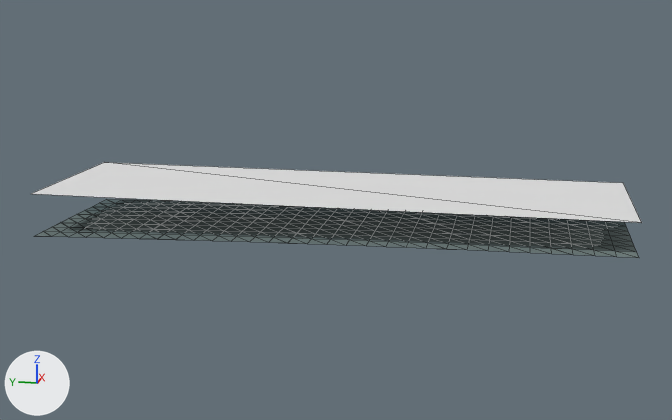
Two versions of the glTF model eloria-assets/maps/continent-v2/whitepeak/client/chunks/17_15/world.glb, one commit apart.
Before and after are seen from a 50 mm lens placed at (573.9, -498.6, 21.8), pointed at (671.0, -479.1, -2.4). Arrows for +X, +Y and +Z are at lower left; the lights stay in place. The older version comes first. Mesh edges are drawn as thin lines. Where no turn or scale is listed for an object, it has been applied to the vertices. Vertices at exactly the same position are counted once.

In view in the first picture: 'AuthoredGround_whitepeakBase_whitepeak_17_15', 'Water_whitepeak_17_15'.
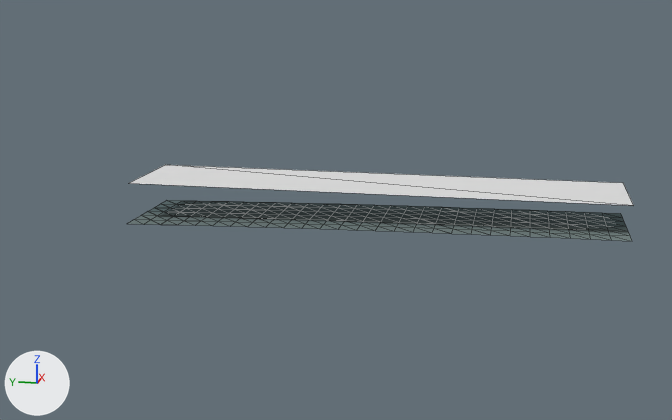
Where the change shows, as pixel boxes (x1, y1, x2, y2) in the pictures (672 x 420 px):
'AuthoredGround_whitepeakBase_whitepeak_17_15', reshaped (18% narrower, 30% shorter): before (35, 199, 639, 258); after (134, 200, 632, 241)
'Water_whitepeak_17_15', reshaped (18% narrower, 34% shorter): before (31, 162, 642, 223); after (130, 165, 633, 205)
part 2 of me_authoredground_whitepeakbase_whitepeak_17_15, deleted: before (35, 199, 639, 258)
'Terrain_whitepeak_17_15', unchanged, uncovered by the edit: before (52, 236, 636, 258); after (127, 220, 630, 241)

Diff of the bpy script that builds the scene:
```diff
--- a/eloria-assets/maps/continent-v2/whitepeak/client/chunks/17_15/world.glb.py
+++ b/eloria-assets/maps/continent-v2/whitepeak/client/chunks/17_15/world.glb.py
@@ me_water_whitepeak_17_15 @@
 # used by ob_water_whitepeak_17_15; location = (-1351.0, 5621.0, 0.0)
-me_water_whitepeak_17_15.from_pydata(...)  # 4 vertices, 2 faces; spans x 2013.0..2031.0, y -6131.0..-6069.0, z 0.0
-me_water_whitepeak_17_15.vertices[0].co = (2013.0, -6069.0, 0.0)  # pixel (30, 193)
-me_water_whitepeak_17_15.vertices[1].co = (2013.0, -6131.0, 0.0)  # pixel (641, 222)
-me_water_whitepeak_17_15.vertices[2].co = (2031.0, -6069.0, 0.0)  # pixel (104, 162)
+me_water_whitepeak_17_15.from_pydata(...)  # 4 vertices, 2 faces; spans x 2020.0..2031.0, y -6131.0..-6077.0, z 0.0
+# me_water_whitepeak_17_15 part 1
+me_water_whitepeak_17_15.vertices[0].co = (2020.0, -6077.0, 0.0)  # pixel (128, 183)
+me_water_whitepeak_17_15.vertices[1].co = (2020.0, -6131.0, 0.0)  # pixel (633, 205)
+me_water_whitepeak_17_15.vertices[2].co = (2031.0, -6077.0, 0.0)  # pixel (165, 164)
 me_water_whitepeak_17_15.materials.append(mat_water_sea)
@@ me_authoredground_whitepeakbase_whitepeak_17_15 @@
 # used by ob_authoredground_whitepeakbase_whitepeak_17_15; location = (-1351.0, 5621.0, 0.0)
-me_authoredground_whitepeakbase_whitepeak_17_15.from_pydata(...)  # 320 vertices, 558 faces; spans x 2013.0..2031.0, y -6131.0..-6069.0, z -4.7..-3.4
+me_authoredground_whitepeakbase_whitepeak_17_15.from_pydata(...)  # 195 vertices, 297 faces; spans x 2019.0..2031.0, y -6131.0..-6077.0, z -4.5..-3.4
+# me_authoredground_whitepeakbase_whitepeak_17_15 part 2
+# 125 vertices are removed from x 2013.0..2031.0, y -6131.0..-6069.0, z -4.7..-3.4
+# 261 faces are deleted
 me_authoredground_whitepeakbase_whitepeak_17_15.materials.append(mat_authored_whitepeakbase)
```
